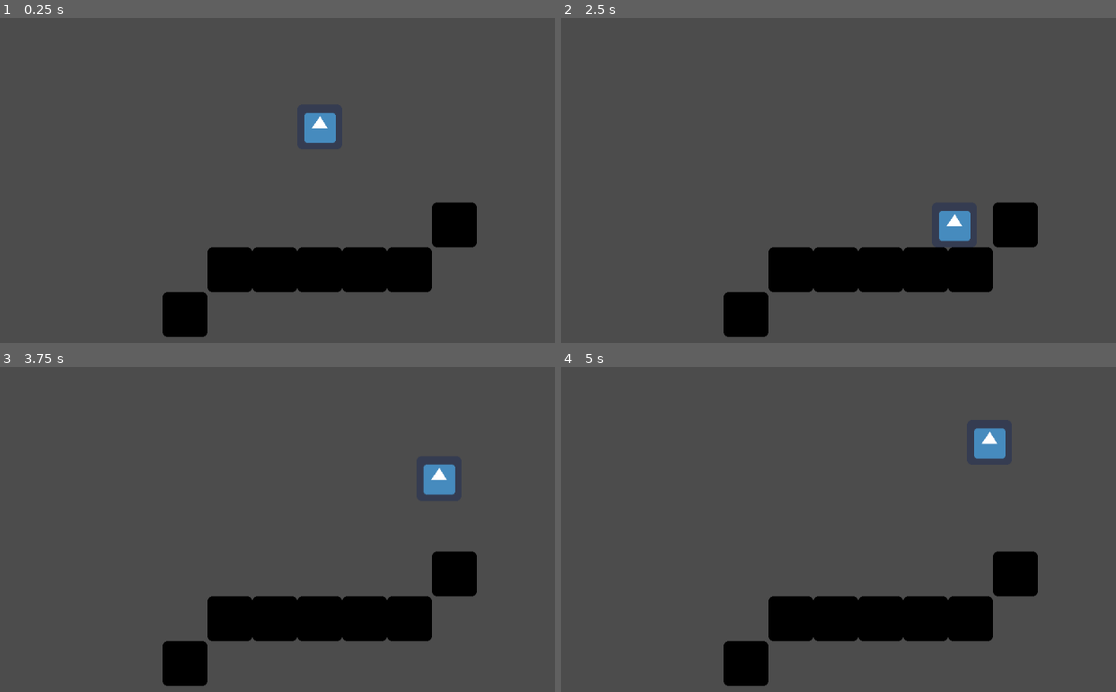
Above: before the commit, frames 1-4 (two rows, left to right).
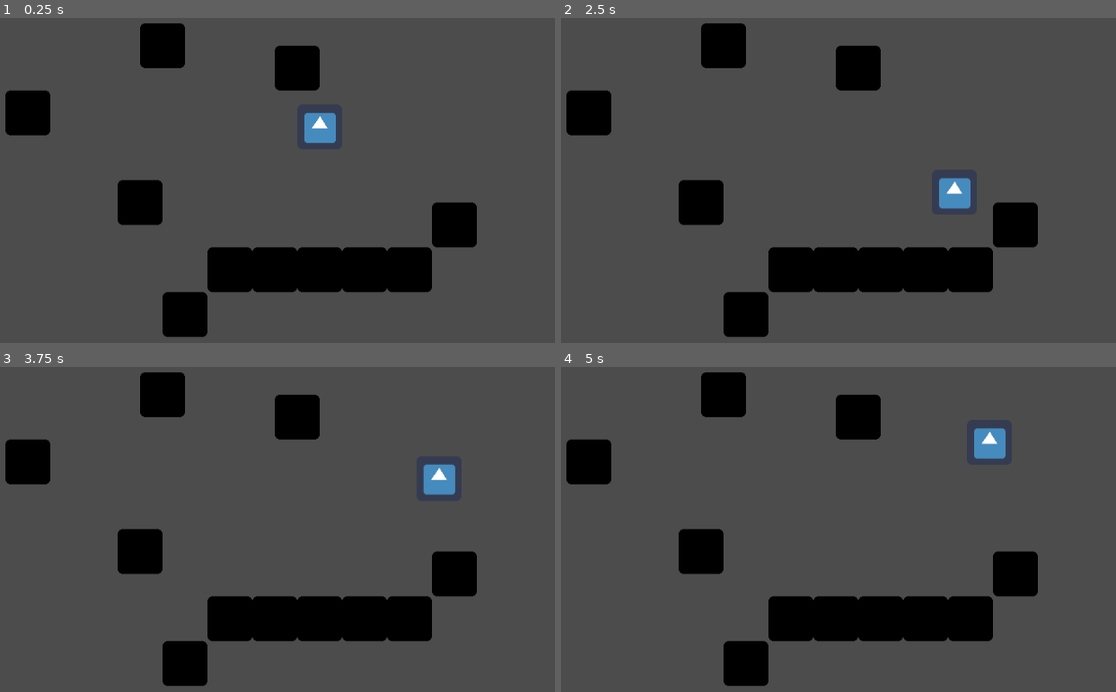
Above: after the commit, the same moments.

Repository: 15adou44/game21
Game: Godot game, scene res://World.tscn
The game is run twice, just before and just after one commit, with the same random seed, the same clock (stepped at 60 frames per second) and the same inputs. The engine's default icon, where the game draws it, is replaced by a stand-in: a white triangle on a blue panel in a dark square.
Inputs:
- Up to frame 1 (0.25 s): no input
- Up to frame 2 (2.5 s): hold Right (ui_right) 0.53-2.03 s; tap Up (ui_up) at 0.77, 1.52 s; hold Left (ui_left) from 2.03 s (still down)
- Up to frame 3 (3.75 s): release Left (ui_left) at 2.78 s; hold Right (ui_right) from 2.78 s (still down); tap Up (ui_up) at 3.02 s
- Up to frame 4 (5 s): tap Up (ui_up) at 3.77, 4.52 s; release Right (ui_right) at 4.28 s; hold Left (ui_left) from 4.28 s (still down)

The runs differ from the first frame. In frame 1, 4.4% of the frame differs, in the area x 0-58%, y 1-64%; in frame 2, 5.5%, in the area x 0-74%, y 1-69%; in frame 3, 4.4%; in frame 4, 4.4%.

Commit message:
code

Diff:
--- a/spike/KinematicBody2D.gd
+++ b/spike/KinematicBody2D.gd
@@ -17,6 +17,6 @@
 		if Input.is_action_just_pressed("ui_up"):
 			motion.y = -400
 
-	move_and_slide(motion, UP)
+	motion = move_and_slide(motion, UP)
 	print(motion)
 	pass
--- a/spike/World.tscn
+++ b/spike/World.tscn
@@ -116,3 +116,55 @@
 
 [node name="CollisionShape2D" type="CollisionShape2D" parent="Walls/Wall8"]
 shape = SubResource( 2 )
+
+[node name="Wall9" type="StaticBody2D" parent="Walls"]
+position = Vector2( 256, 384 )
+__meta__ = {
+"_edit_group_": true
+}
+
+[node name="Sprite" type="Sprite" parent="Walls/Wall9"]
+modulate = Color( 0, 0, 0, 1 )
+texture = ExtResource( 1 )
+
+[node name="CollisionShape2D" type="CollisionShape2D" parent="Walls/Wall9"]
+shape = SubResource( 2 )
+
+[node name="Wall10" type="StaticBody2D" parent="Walls"]
+position = Vector2( 96, 256 )
+__meta__ = {
+"_edit_group_": true
+}
+
+[node name="Sprite" type="Sprite" parent="Walls/Wall10"]
+modulate = Color( 0, 0, 0, 1 )
+texture = ExtResource( 1 )
+
+[node name="CollisionShape2D" type="CollisionShape2D" parent="Walls/Wall10"]
+shape = SubResource( 2 )
+
+[node name="Wall11" type="StaticBody2D" parent="Walls"]
+position = Vector2( 288, 160 )
+__meta__ = {
+"_edit_group_": true
+}
+
+[node name="Sprite" type="Sprite" parent="Walls/Wall11"]
+modulate = Color( 0, 0, 0, 1 )
+texture = ExtResource( 1 )
+
+[node name="CollisionShape2D" type="CollisionShape2D" parent="Walls/Wall11"]
+shape = SubResource( 2 )
+
+[node name="Wall12" type="StaticBody2D" parent="Walls"]
+position = Vector2( 480, 192 )
+__meta__ = {
+"_edit_group_": true
+}
+
+[node name="Sprite" type="Sprite" parent="Walls/Wall12"]
+modulate = Color( 0, 0, 0, 1 )
+texture = ExtResource( 1 )
+
+[node name="CollisionShape2D" type="CollisionShape2D" parent="Walls/Wall12"]
+shape = SubResource( 2 )
